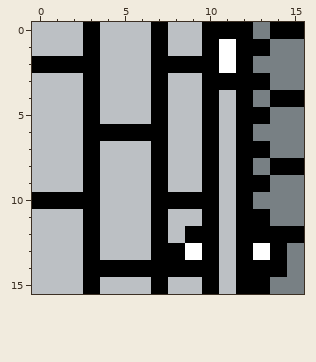
Pixel-art sprite, stored at Assets/Data/Images/Tilesets/City/5.png. The picture above is the old version.
The file is 16x16 pixels.
The result:
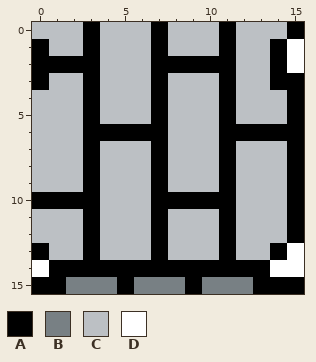
Palette (. is transparent): A #000000  B #788084  C #bcc0c4  D #ffffff
The exact change:
{"y":0,"x":10,"old":"A","new":"C"}
{"y":0,"x":12,"old":"ABA","new":"CCC"}
{"y":1,"x":0,"old":"C","new":"A"}
{"y":1,"x":10,"old":"ADAABB","new":"CACCAD"}
{"y":2,"x":11,"old":"DABBB","new":"ACCAD"}
{"y":3,"x":0,"old":"C","new":"A"}
{"y":3,"x":10,"old":"A","new":"C"}
{"y":3,"x":12,"old":"AABB","new":"CCAA"}
{"y":4,"x":10,"old":"ACABA","new":"CACCC"}
{"y":5,"x":10,"old":"ACAABB","new":"CACCCA"}
{"y":6,"x":10,"old":"AC","new":"CA"}
{"y":6,"x":13,"old":"BBB","new":"AAA"}
{"y":7,"x":10,"old":"ACAABB","new":"CACCCA"}
{"y":8,"x":10,"old":"ACABA","new":"CACCC"}
{"y":9,"x":10,"old":"ACAABB","new":"CACCCA"}
{"y":10,"x":11,"old":"CABBB","new":"ACCCA"}
{"y":11,"x":10,"old":"ACAABB","new":"CACCCA"}
{"y":12,"x":9,"old":"AACAAA","new":"CCACCC"}
{"y":13,"x":0,"old":"C","new":"A"}
{"y":13,"x":8,"old":"ADACAD","new":"CCCACC"}
{"y":13,"x":15,"old":"B","new":"D"}
{"y":14,"x":0,"old":"CCC","new":"DAA"}
{"y":14,"x":11,"old":"C","new":"A"}
{"y":14,"x":14,"old":"AB","new":"DD"}
{"y":15,"x":0,"old":"CCCACCCACCACA","new":"AABBBABBBABBB"}
{"y":15,"x":14,"old":"BB","new":"AA"}
